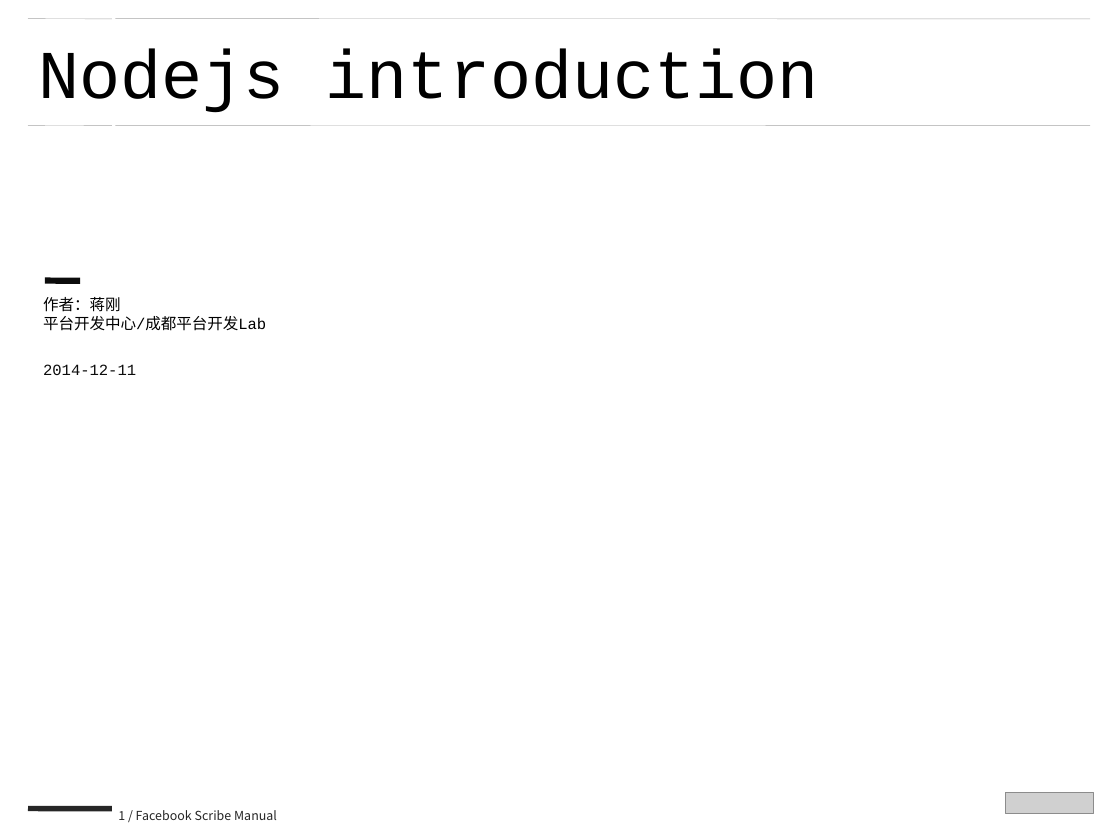
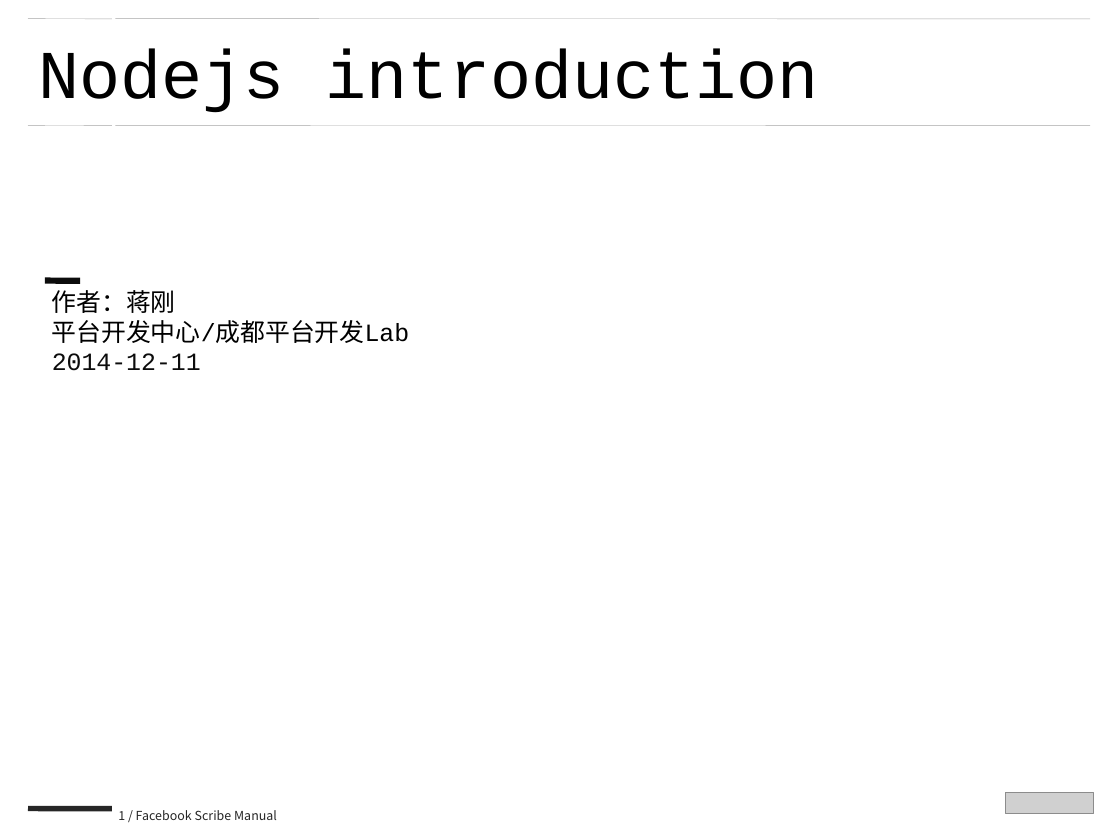
Before and after one commit to zjdgx/Study, a slide deck: slide 1 of PPT/nodejs --蒋刚.ppt. Drawn at 1120x840 pixels with LibreOffice and Linux fonts; fonts in the diff are those of the drawing; grey boxes stand for pictures; background and template pictures are left out. Boxes give left, top, right and bottom in pixels: in the first picture for what was removed or moved away, otherwise in the second. Text is boxed around its words. In the diff, an @@ line names an element or a change of style, - is before the commit and + after.

```diff
--- a/PPT/nodejs --蒋刚.ppt
+++ b/PPT/nodejs --蒋刚.ppt
@@ text "作者：蒋刚": place and size @@
-text "作者：蒋刚" at (43, 297, 266, 331)
+text "作者：蒋刚" at (52, 290, 409, 371)
@@ text at (52, 290, 409, 343): size 10 to 16 pt in "作者：蒋刚", "平台开发中心/成都平台开发Lab" @@
@@ text at (52, 353, 201, 371): paragraph added @@
+2014-12-11
@@ text removed at (43, 364, 136, 375) @@
-2014-12-11
```
Also in this commit, not shown: 10 other slides changed, 1 slide added, 9 other files.
